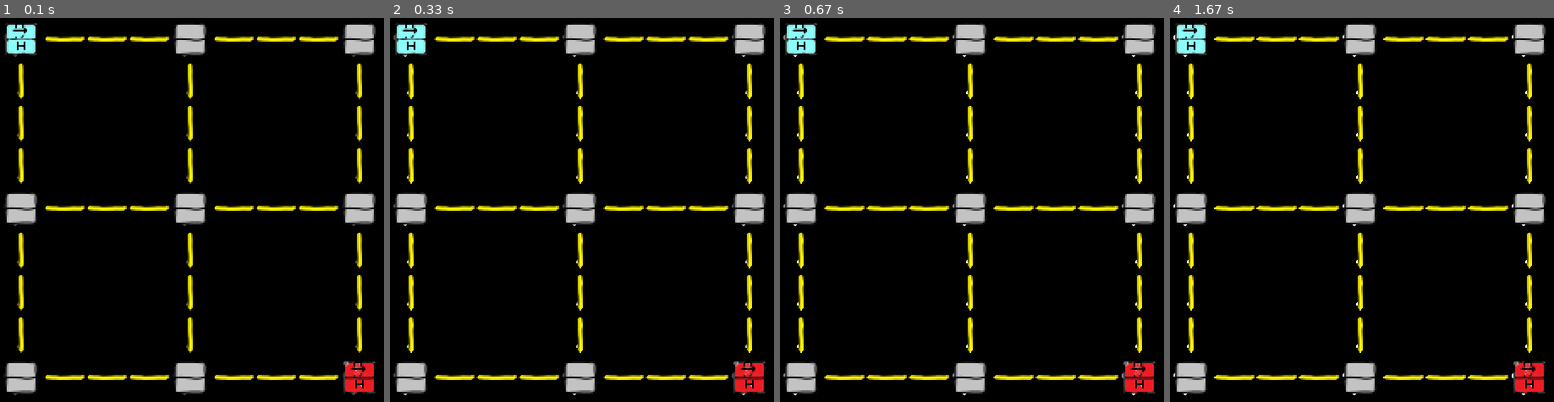
Above: before the commit, frames 1-4 (left to right).
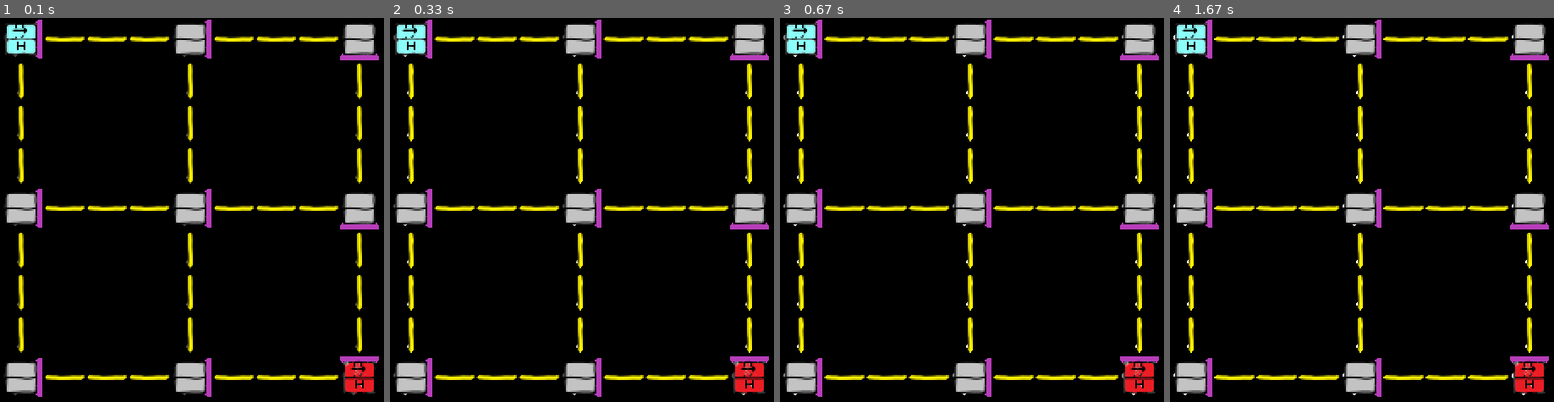
Above: after the commit, the same moments.

Repository: czebrose/ML_Projects
Game: pygame game, started from ML-Tutorial/NodeFightGame/game.py
The game is run twice, just before and just after one commit, with the same random seed, the same clock (stepped at 60 frames per second) and the same inputs.
Inputs:
- Up to frame 1 (0.1 s): no input
- Up to frame 2 (0.33 s): no input
- Up to frame 3 (0.67 s): no input
- Up to frame 4 (1.67 s): no input

The runs differ from the first frame. In frame 1, 1.2% of the frame differs, in the area x 9-99%, y 0-99%; in frame 2, 1.2%; in frame 3, 1.2%; in frame 4, 1.2%.

Commit message:
Moving Unit into a separate class, instead of just being an enum

Diff:
--- a/ML-Tutorial/NodeFightGame/game.py
+++ b/ML-Tutorial/NodeFightGame/game.py
@@ -20,6 +20,10 @@
 
 
 def collect_gold(global_map, player_gold):
+    for col in global_map:
+        for location in col:
+            if isinstance(location, Node):
+                player_gold = location.collect_gold(player_gold)
     return player_gold
 
 
--- a/ML-Tutorial/NodeFightGame/location.py
+++ b/ML-Tutorial/NodeFightGame/location.py
@@ -1,4 +1,5 @@
 from enum import Enum
+from node import Unit
 
 
 class Direction(Enum):
@@ -19,6 +20,7 @@
             Direction.EAST: None,
             Direction.WEST: None
         }
+        self.unit_in_node = None
 
     def add_neighbor(self, direction, neighbor, set_neighbor=True):
         self.neighbors[direction] = neighbor
--- a/ML-Tutorial/NodeFightGame/node.py
+++ b/ML-Tutorial/NodeFightGame/node.py
@@ -1,12 +1,18 @@
 import pygame
 from enum import Enum
 import util
+from unit import Unit, UnitType
 from location import Location, Direction
 
 
 RED_NODE_IMG = util.load_img("node_red.png")
 BLUE_NODE_IMG = util.load_img("node_blue.png")
 NEUTRAL_NODE_IMG = util.load_img("node_neutral.png")
+
+NODE_EXIT_NORTH_IMG = util.load_img("node_exit_north.png")
+NODE_EXIT_SOUTH_IMG = util.load_img("node_exit_south.png")
+NODE_EXIT_WEST_IMG = util.load_img("node_exit_west.png")
+NODE_EXIT_EAST_IMG = util.load_img("node_exit_east.png")
 
 HOME_BUILDING_IMG = util.load_img("building_home.png")
 
@@ -33,14 +39,6 @@
     BARRACKS = 3
 
 
-class Unit(Enum):
-    ERROR = -1
-    EMPTY = 0
-    PIKEMAN = 1
-    ARCHER = 2
-    KNIGHT = 3
-
-
 class Node(Location):
     def __init__(self, x, y, node_type):
         Location.__init__(self, x, y)
@@ -53,32 +51,64 @@
         elif node_type == 'R':
             self.owner = Player.RED
             self.building = Building.HOME
-        self.unit_in_node = Unit.EMPTY
-        self.spawn_type = Unit.PIKEMAN
+        self.spawn_type = UnitType.PIKEMAN
         self.spawn_timer = 0
+        self.exit_direction = None
+
+    def add_neighbor(self, direction, neighbor, set_neighbor=True):
+        Location.add_neighbor(self, direction, neighbor, set_neighbor)
+        self.exit_direction = direction
+
+    def collect_gold(self, player_gold):
+        if self.building == Building.HOME:
+            player_gold[self.owner] += util.HOME_GOLD_PRODUCTION
+        elif self.building == Building.MINE:
+            player_gold[self.owner] += util.MINE_GOLD_PRODUCTION
+        return player_gold
 
     def attempt_spawn(self, player_gold):
         if self.spawn_timer > 0:
             self.spawn_timer -= 1
-        elif self.unit_in_node == Unit.EMPTY and player_gold[self.owner] >= util.UNIT_COST:
-            self.unit_in_node = self.spawn_type
+        elif self.unit_in_node is None and player_gold[self.owner] >= util.UNIT_COST:
+            self.unit_in_node = Unit(self.spawn_type, self.owner)
             self.spawn_timer = util.SPAWN_DELAY
             player_gold[self.owner] -= util.UNIT_COST
         return player_gold
 
+    def draw_node(self, win, pos):
+        if self.owner == Player.RED:
+            win.blit(RED_NODE_IMG, pos)
+        elif self.owner == Player.BLUE:
+            win.blit(BLUE_NODE_IMG, pos)
+        else:
+            win.blit(NEUTRAL_NODE_IMG, pos)
+
+    def draw_node_exit(self, win, pos):
+        if self.exit_direction == Direction.NORTH:
+            win.blit(NODE_EXIT_NORTH_IMG, pos)
+        elif self.exit_direction == Direction.SOUTH:
+            win.blit(NODE_EXIT_SOUTH_IMG, pos)
+        elif self.exit_direction == Direction.EAST:
+            win.blit(NODE_EXIT_EAST_IMG, pos)
+        elif self.exit_direction == Direction.WEST:
+            win.blit(NODE_EXIT_WEST_IMG, pos)
+
+    def draw_building(self, win, pos):
+        if self.building == Building.HOME:
+            win.blit(HOME_BUILDING_IMG, pos)
+
+    def draw_unit(self, win, pos):
+        if self.unit_in_node is not None and self.unit_in_node.unit_type == UnitType.PIKEMAN:
+            if self.owner == Player.RED:
+                win.blit(RED_PIKEMAN_UNIT_IMG, pos)
+            if self.owner == Player.BLUE:
+                win.blit(BLUE_PIKEMAN_UNIT_IMG, pos)
+
     def draw(self, win):
         pixel_x = self.x * 50
         pixel_y = self.y * 50
-        if self.owner == Player.RED:
-            win.blit(RED_NODE_IMG, (pixel_x, pixel_y))
-        elif self.owner == Player.BLUE:
-            win.blit(BLUE_NODE_IMG, (pixel_x, pixel_y))
-        else:
-            win.blit(NEUTRAL_NODE_IMG, (pixel_x, pixel_y))
-        if self.building == Building.HOME:
-            win.blit(HOME_BUILDING_IMG, (pixel_x, pixel_y))
-        if self.unit_in_node == Unit.PIKEMAN:
-            if self.owner == Player.RED:
-                win.blit(RED_PIKEMAN_UNIT_IMG, (pixel_x, pixel_y))
-            if self.owner == Player.BLUE:
-                win.blit(BLUE_PIKEMAN_UNIT_IMG, (pixel_x, pixel_y))
+        pos = (pixel_x, pixel_y)
+        self.draw_node(win, pos)
+        self.draw_node_exit(win, pos)
+        self.draw_building(win, pos)
+        self.draw_unit(win, pos)
--- /dev/null
+++ b/ML-Tutorial/NodeFightGame/unit.py
@@ -0,0 +1,15 @@
+from enum import Enum
+
+
+class UnitType(Enum):
+    ERROR = -1
+    EMPTY = 0
+    PIKEMAN = 1
+    ARCHER = 2
+    KNIGHT = 3
+
+
+class Unit:
+    def __init__(self, unit_type, owner):
+        self.unit_type = unit_type
+        self.owner = owner
Binary file added: ML-Tutorial/NodeFightGame/imgs/node_exit_east.png
Binary file added: ML-Tutorial/NodeFightGame/imgs/node_exit_north.png
Binary file added: ML-Tutorial/NodeFightGame/imgs/node_exit_south.png
Binary file added: ML-Tutorial/NodeFightGame/imgs/node_exit_west.png
